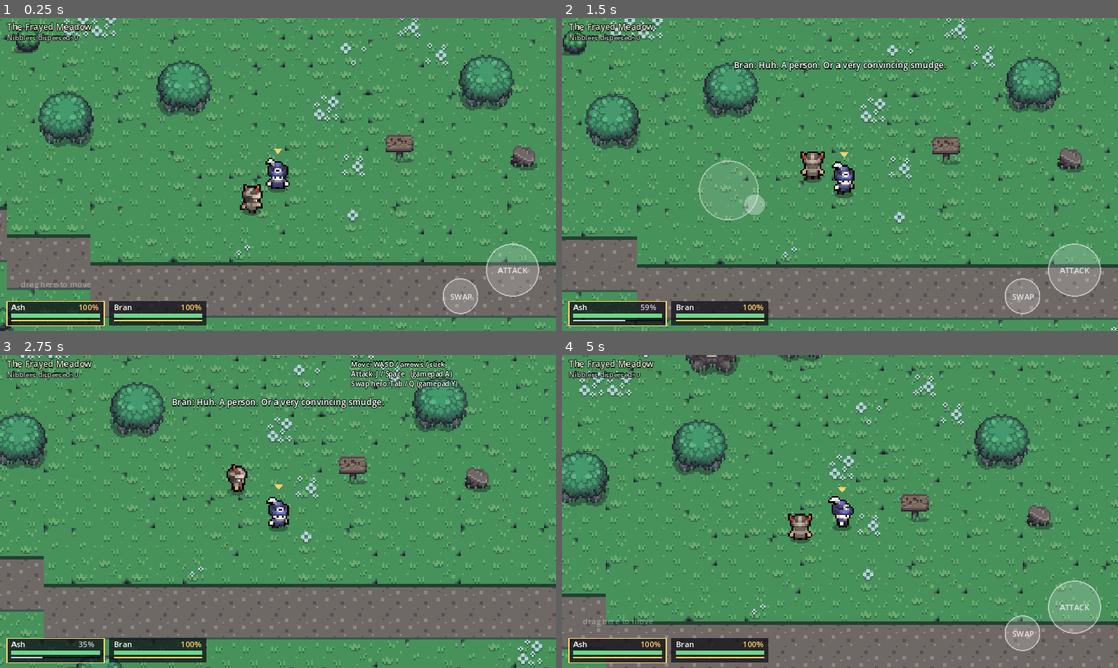
Above: before the commit, frames 1-4 (two rows, left to right).
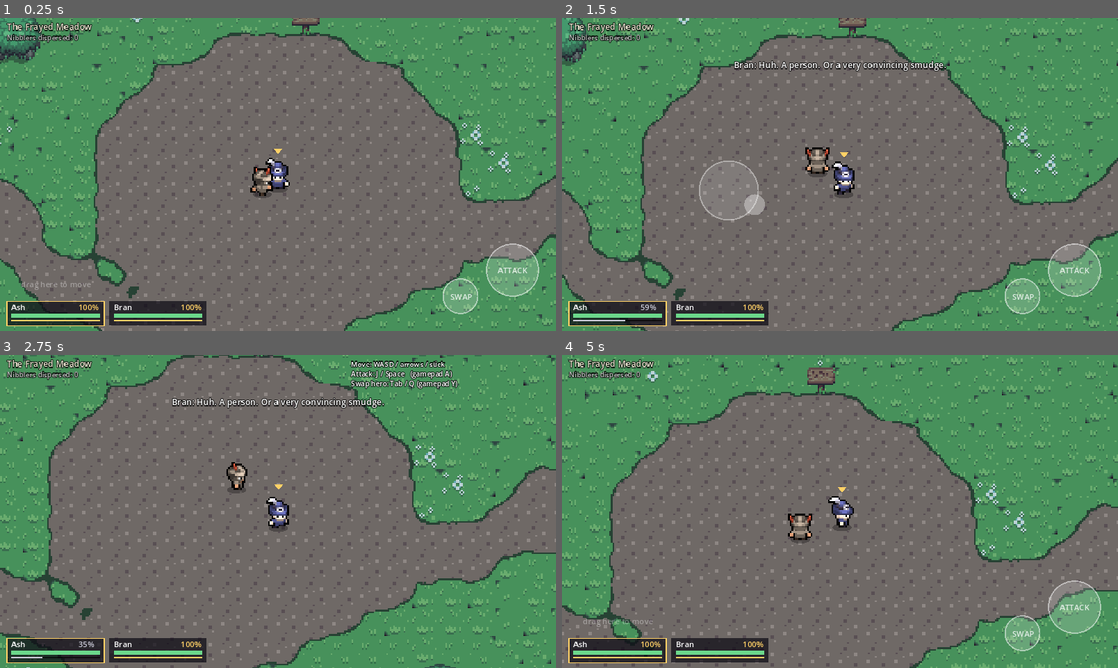
Above: after the commit, the same moments.

Repository: Trabiin/blank-rpg
Game: Godot game, scene res://scenes/main.tscn
Two runs of this game, one before a commit and one after it. Both use one fixed random seed, a clock stepped at 60 frames per second and the inputs below.
Inputs (mouse positions are in pixels of both pictures, inside the frame that each line leads up to):
- Up to frame 1 (0.25 s): no input
- Up to frame 2 (1.5 s): tap Enter at 0.5 s; move the mouse to (962, 158) at 0.52 s; hold D (move_right) 0.53-1.25 s; tap J (attack) at 0.6 s; click (962, 158) at 0.67 s; tap Space at 0.77 s; drag from (728, 190) to (812, 237) at 1.27 s
- Up to frame 3 (2.75 s): move the mouse to (333, 442) at 2.02 s; hold D (move_right) from 2.03 s (still down); tap Z at 2.1 s
- Up to frame 4 (5 s): release D (move_right) at 2.75 s; drag from (812, 574) to (673, 464) at 2.77 s; move the mouse to (1006, 558) at 3.52 s; hold A (move_left) 3.53-4.25 s; tap J (attack) at 3.6 s; tap Space at 3.77 s; drag from (673, 464) to (756, 433) at 4.27 s

The runs differ from the first frame. In frame 1, 65% of the frame differs, in the area x 0-100%, y 0-100%; in frame 2, 64%; in frame 3, 66%; in frame 4, 65%.

Commit message:
Hand-built text maps on TileMapLayers with smooth path edges
- maps/frayed_meadow.txt: the meadow laid out as editable text (paths, start
  clearing, north stump circle, south pond, forest edges, bones by the Blank,
  signs, spawns, party start)
- scripts/area.gd loads a map into TileMapLayers (grass variants, flowers) and
  props; replaces the code-generated ground
- shaders/terrain_blend.gdshader draws dirt from a per-tile mask with blurred,
  noise-wobbled edges, so any path shape gets smooth organic borders
- Pond prop; flat props (pond, bones) always render under characters

Closes #4

Co-Authored-By: Claude Opus 5.5 <noreply@anthropic.com>
Claude-Session: https://claude.ai/code/session_01KwzeKenv5RiZNxxJoEShFD

Diff:
--- /dev/null
+++ b/scripts/area.gd
@@ -0,0 +1,155 @@
+class_name Area
+extends Node2D
+## Loads a hand-written text map (maps/*.txt) into Godot TileMapLayers plus props.
+##
+## Layers, bottom to top: grass variants and flowers (TileMapLayers), then dirt paths drawn by
+## the terrain_blend shader from a one-texel-per-tile mask, which gives smooth organic edges
+## for any path shape without needing hand-made transition tiles.
+
+const PropScript := preload("res://scripts/prop.gd")
+const DIRT := preload("res://assets/tiles/dirt.png")
+const TERRAIN_BLEND := preload("res://shaders/terrain_blend.gdshader")
+
+const GRASS := [Vector2i(0, 0), Vector2i(0, 0), Vector2i(0, 0), Vector2i(0, 9), Vector2i(1, 9), Vector2i(0, 10), Vector2i(1, 10), Vector2i(5, 9)]
+const FLOWERS := [Vector2i(0, 8), Vector2i(1, 8), Vector2i(3, 11), Vector2i(2, 12), Vector2i(3, 12)]
+const PROP_CHARS := {"T": "bush", "t": "shrub", "r": "rock", "R": "rock_big", "S": "stump", "o": "pond", "b": "bones", "k": "skull"}
+const WORDS := ["and then", "was", "the", "almost", "she said", "once", "here lived", "...", "until", "nobody"]
+
+var area_name := ""
+var size_tiles := Vector2i.ZERO
+var blank_x := 1e9
+var party_start := Vector2.ZERO
+var spawns: Array[Vector2] = []
+var props: Array = []
+var _rows: PackedStringArray = []
+var _signs := {}
+
+
+func world_size() -> Vector2:
+	return Vector2(size_tiles * 16)
+
+
+## Reads the map file and builds everything. Props are added to `entities` (the Y-sorted layer).
+func build(path: String, entities: Node2D) -> void:
+	_parse(path)
+	_build_tiles()
+	_build_objects(entities)
+	var words := Node2D.new()
+	add_child(words)
+	words.draw.connect(_draw_words.bind(words))
+
+
+func _parse(path: String) -> void:
+	var f := FileAccess.open(path, FileAccess.READ)
+	assert(f != null, "Missing map " + path)
+	var in_rows := false
+	while not f.eof_reached():
+		var line := f.get_line()
+		if in_rows:
+			if line.strip_edges() != "":
+				_rows.append(line)
+		elif line == "---":
+			in_rows = true
+		elif line.begins_with("@"):
+			var sp := line.find(" ")
+			var key := line.substr(1, sp - 1)
+			var val := line.substr(sp + 1)
+			if key == "name":
+				area_name = val
+			elif key == "blank":
+				blank_x = float(val) * 16.0
+			elif key.begins_with("sign"):
+				_signs[key.substr(4)] = val.replace("|", "\n")
+	size_tiles = Vector2i(_rows[0].length(), _rows.size())
+
+
+func _cell(x: int, y: int) -> String:
+	if y < 0 or y >= _rows.size() or x < 0 or x >= _rows[y].length():
+		return "."
+	return _rows[y][x]
+
+
+func _is_dirt(x: int, y: int) -> int:
+	var ch := _cell(x, y)
+	return 1 if ch == ":" or ch == "@" else 0
+
+
+func _layer(tex: Texture2D, coords: Array) -> TileMapLayer:
+	var ts := TileSet.new()
+	ts.tile_size = Vector2i(16, 16)
+	var src := TileSetAtlasSource.new()
+	src.texture = tex
+	src.texture_region_size = Vector2i(16, 16)
+	for c in coords:
+		if not src.has_tile(c):
+			src.create_tile(c)
+	ts.add_source(src, 0)
+	var layer := TileMapLayer.new()
+	layer.tile_set = ts
+	layer.material = Art.world_material()
+	add_child(layer)
+	return layer
+
+
+func _build_tiles() -> void:
+	var rng := RandomNumberGenerator.new()
+	rng.seed = hash(area_name)
+	var grass := _layer(Art.OVERWORLD, GRASS)
+	var flowers := _layer(Art.OVERWORLD, FLOWERS)
+	for y in size_tiles.y:
+		for x in size_tiles.x:
+			grass.set_cell(Vector2i(x, y), 0, GRASS[rng.randi() % GRASS.size()])
+			if _cell(x, y) == "f":
+				flowers.set_cell(Vector2i(x, y), 0, FLOWERS[rng.randi() % FLOWERS.size()])
+	# Dirt paths: mask texture (white = path) blown up to map size, shaded into dirt.
+	var mask := Image.create(size_tiles.x, size_tiles.y, false, Image.FORMAT_L8)
+	for y in size_tiles.y:
+		for x in size_tiles.x:
+			mask.set_pixel(x, y, Color.WHITE if _is_dirt(x, y) else Color.BLACK)
+	var dirt := Sprite2D.new()
+	dirt.texture = ImageTexture.create_from_image(mask)
+	dirt.centered = false
+	dirt.scale = Vector2(16, 16)
+	dirt.texture_filter = CanvasItem.TEXTURE_FILTER_LINEAR
+	var mat := ShaderMaterial.new()
+	mat.shader = TERRAIN_BLEND
+	mat.set_shader_parameter("dirt_tex", DIRT)
+	mat.set_shader_parameter("tiles", Vector2(size_tiles))
+	mat.set_shader_parameter("blank_x", blank_x)
+	dirt.material = mat
+	add_child(dirt)
+
+
+func _build_objects(entities: Node2D) -> void:
+	for y in size_tiles.y:
+		for x in size_tiles.x:
+			var ch := _cell(x, y)
+			var center := Vector2(x * 16 + 8, y * 16 + 8)
+			if ch == "@":
+				party_start = center
+			elif ch == "e":
+				spawns.append(center)
+			elif PROP_CHARS.has(ch) or _signs.has(ch):
+				var kind: String = PROP_CHARS.get(ch, "sign")
+				var big: bool = PropScript.KINDS[kind][2] == 2
+				var prop = PropScript.new()
+				prop.kind = kind
+				prop.seed_v = x * 31 + y
+				# Origin = bottom-centre of the footprint (2x2 props anchor at their top-left tile).
+				prop.position = Vector2(x * 16 + 16, y * 16 + 29) if big else Vector2(x * 16 + 8, y * 16 + 13)
+				if kind == "sign":
+					prop.text = _signs[ch]
+				entities.add_child(prop)
+				props.append(prop)
+
+
+func _draw_words(canvas: Node2D) -> void:
+	# Near the Blank the grass grows in half-sentences.
+	var rng := RandomNumberGenerator.new()
+	rng.seed = 11
+	var font := ThemeDB.fallback_font
+	var h := world_size().y
+	for i in 40:
+		var p := Vector2(rng.randf_range(blank_x - 300.0, blank_x + 20.0), rng.randf_range(20, h - 20))
+		var fade := clampf((p.x - (blank_x - 300.0)) / 300.0, 0.0, 1.0)
+		canvas.draw_string(font, p, WORDS[rng.randi() % WORDS.size()], HORIZONTAL_ALIGNMENT_LEFT, -1, 6, Color(0.2, 0.2, 0.22, 0.12 + 0.4 * fade))
--- a/scripts/ground.gd
+++ /dev/null
@@ -1,73 +0,0 @@
-extends Sprite2D
-## The meadow floor, stamped from the CC0 overworld tiles into one texture at startup.
-## Mood grading and the Blank's color drain come from the world_tint shader.
-
-var size := Vector2(1280, 960)
-var blank_x := 1100.0
-
-const GRASS := [Vector2i(0, 0), Vector2i(0, 0), Vector2i(0, 0), Vector2i(0, 9), Vector2i(1, 9), Vector2i(0, 10), Vector2i(1, 10), Vector2i(5, 9)]
-const DIRT := Vector2i(1, 30)
-const FLOWERS := [Vector2i(0, 8), Vector2i(1, 8), Vector2i(3, 11), Vector2i(2, 12), Vector2i(3, 12)]
-const WORDS := ["and then", "was", "the", "almost", "she said", "once", "here lived", "...", "until", "nobody"]
-
-
-static func path_y(x: float) -> float:
-	return 480.0 + sin(x * 0.005) * 56.0 + sin(x * 0.013) * 10.0
-
-
-func build() -> void:
-	var src: Image = Art.OVERWORLD.get_image()
-	src.convert(Image.FORMAT_RGBA8)
-	var cols := int(size.x / 16)
-	var rows := int(size.y / 16)
-	var img := Image.create(cols * 16, rows * 16, false, Image.FORMAT_RGBA8)
-	var rng := RandomNumberGenerator.new()
-	rng.seed = 7
-
-	# Which cells are path: a band two tiles wide that winds toward the Blank.
-	var path := {}
-	for cx in cols:
-		var cy := int(path_y(cx * 16.0 + 8.0) / 16.0 - 0.5)
-		path[Vector2i(cx, cy)] = true
-		path[Vector2i(cx, cy + 1)] = true
-
-	for cy in rows:
-		for cx in cols:
-			var cell := Vector2i(cx, cy)
-			var t: Vector2i = DIRT if path.has(cell) else GRASS[rng.randi() % GRASS.size()]
-			img.blit_rect(src, Rect2i(t * 16, Vector2i(16, 16)), cell * 16)
-	# Soft dark fringe where grass meets the path, so edges read as a worn trail.
-	var fringe := Color(0.13, 0.33, 0.16)
-	for cell in path:
-		var p: Vector2i = cell * 16
-		if not path.has(cell + Vector2i(0, -1)):
-			img.fill_rect(Rect2i(p.x, p.y, 16, 2), fringe)
-		if not path.has(cell + Vector2i(0, 1)):
-			img.fill_rect(Rect2i(p.x, p.y + 15, 16, 1), fringe.lightened(0.15))
-	# Flowers scattered on grass (never on the path).
-	for i in 260:
-		var cell := Vector2i(rng.randi() % cols, rng.randi() % rows)
-		if path.has(cell):
-			continue
-		var f: Vector2i = FLOWERS[rng.randi() % FLOWERS.size()]
-		img.blend_rect(src, Rect2i(f * 16, Vector2i(16, 16)), cell * 16)
-
-	texture = ImageTexture.create_from_image(img)
-	centered = false
-	material = Art.world_material()
-
-	# Near the Blank the grass grows in half-sentences (unshaded child so text stays dark).
-	var words := Node2D.new()
-	add_child(words)
-	words.draw.connect(_draw_words.bind(words))
-	words.queue_redraw()
-
-
-func _draw_words(canvas: Node2D) -> void:
-	var rng := RandomNumberGenerator.new()
-	rng.seed = 11
-	var font := ThemeDB.fallback_font
-	for i in 40:
-		var p := Vector2(rng.randf_range(blank_x - 300.0, blank_x + 20.0), rng.randf_range(20, size.y - 20))
-		var fade := clampf((p.x - (blank_x - 300.0)) / 300.0, 0.0, 1.0)
-		canvas.draw_string(font, p, WORDS[rng.randi() % WORDS.size()], HORIZONTAL_ALIGNMENT_LEFT, -1, 6, Color(0.2, 0.2, 0.22, 0.12 + 0.4 * fade))
--- a/scripts/hud.gd
+++ b/scripts/hud.gd
@@ -70,7 +70,7 @@
 		x += 118.0
 
 	# Area name, top-left
-	_text(Vector2(8, 14), "The Frayed Meadow", 10, Color(0.9, 0.88, 0.8))
+	_text(Vector2(8, 14), party.area.area_name, 10, Color(0.9, 0.88, 0.8))
 	_text(Vector2(8, 26), "Nibblers dispersed: %d" % party.kills, 8, Color(0.75, 0.75, 0.75))
 
 	if banter_t > 0.0:
--- a/scripts/main.gd
+++ b/scripts/main.gd
@@ -5,12 +5,11 @@
 const HeroScript := preload("res://scripts/hero.gd")
 const EnemyScript := preload("res://scripts/enemy.gd")
 const PropScript := preload("res://scripts/prop.gd")
-const GroundScript := preload("res://scripts/ground.gd")
 const BlankScript := preload("res://scripts/blank.gd")
 const HudScript := preload("res://scripts/hud.gd")
 const TouchScript := preload("res://scripts/touch.gd")
 
-const WORLD := Vector2(1280, 960)
+const MAP := "res://maps/frayed_meadow.txt"
 const MAX_ENEMIES := 7
 const RESPAWN_TIME := 6.0
 
@@ -21,7 +20,8 @@
 var camera: Camera2D
 var hud  # hud.gd
 var touch  # touch.gd
-var props: Array = []
+var area: Area
+var world := Vector2.ZERO
 var kills := 0
 var shake_amount := 0.0
 var respawn_t := 0.0
@@ -37,32 +37,31 @@
 	randomize()
 	_setup_input()
 
-	var ground = GroundScript.new()
-	ground.size = WORLD
-	add_child(ground)
-
-	blank = Blank.new()
-	blank.height = WORLD.y
-	blank.width = WORLD.x
-	add_child(blank)
-	ground.blank_x = blank.base_x
-	ground.build()
-	Art.world_material().set_shader_parameter("blank_x", blank.base_x)
-
 	entities = Node2D.new()
 	entities.y_sort_enabled = true
+	area = Area.new()
+	add_child(area)
+	area.build(MAP, entities)
+	world = area.world_size()
+
+	blank = Blank.new()
+	blank.base_x = area.blank_x
+	blank.height = world.y
+	blank.width = world.x
+	add_child(blank)
+	Art.world_material().set_shader_parameter("blank_x", blank.base_x)
+
 	add_child(entities)
-
 	_build_walls()
-	_build_props()
-
+
+	var start := area.party_start
 	# Same body and animation rig for everyone; outfit layer + colors make the hero.
-	var ash := _make_hero("Ash", Vector2(220, 470), "archer", {
+	var ash := _make_hero("Ash", start, "archer", {
 		"skin": Color("efd2bd"), "cloth": Color("4b4f86"), "leather": Color("3b3346"),
 		"boots": Color("2a2433"), "trim": Color("dcd8ee"),
 	})
 	ash.base_damage = 10
-	var bran := _make_hero("Bran", Vector2(195, 495), "warrior", {
+	var bran := _make_hero("Bran", start + Vector2(-20, 14), "warrior", {
 		"skin": Color("c98e6a"), "metal": Color("8c7f72"), "accent": Color("b0442f"),
 		"boots": Color("3a2c22"),
 	})
@@ -74,8 +73,8 @@
 	bran.reach = 21.0
 	_set_leader(ash)
 
-	for i in 5:
-		_spawn_enemy(Vector2(randf_range(600, 1000), randf_range(140, 820)))
+	for p in area.spawns:
+		_spawn_enemy(p)
 
 	camera = Camera2D.new()
 	camera.zoom = Vector2(2, 2)
@@ -83,8 +82,8 @@
 	camera.position_smoothing_speed = 7.0
 	camera.limit_left = 0
 	camera.limit_top = 0
-	camera.limit_right = int(WORLD.x)
-	camera.limit_bottom = int(WORLD.y)
+	camera.limit_right = int(world.x)
+	camera.limit_bottom = int(world.y)
 	add_child(camera)
 	camera.global_position = leader.global_position
 	camera.reset_smoothing()
@@ -139,10 +138,10 @@
 	add_child(walls)
 	var t := 40.0
 	for r in [
-		Rect2(-t, -t, WORLD.x + 2 * t, t),
-		Rect2(-t, WORLD.y, WORLD.x + 2 * t, t),
-		Rect2(-t, 0, t, WORLD.y),
-		Rect2(WORLD.x, 0, t, WORLD.y),
+		Rect2(-t, -t, world.x + 2 * t, t),
+		Rect2(-t, world.y, world.x + 2 * t, t),
+		Rect2(-t, 0, t, world.y),
+		Rect2(world.x, 0, t, world.y),
 	]:
 		var shape := RectangleShape2D.new()
 		shape.size = r.size
@@ -150,47 +149,6 @@
 		col.shape = shape
 		col.position = r.position + r.size / 2.0
 		walls.add_child(col)
-
-
-func _build_props() -> void:
-	var rng := RandomNumberGenerator.new()
-	rng.seed = 42
-	var placed := 0
-	var tries := 0
-	var kinds := ["bush", "bush", "bush", "shrub", "shrub", "rock", "rock_big", "stump"]
-	while placed < 150 and tries < 4000:
-		tries += 1
-		var p := Vector2(rng.randf_range(30, WORLD.x - 60), rng.randf_range(30, WORLD.y - 20))
-		var path_y: float = GroundScript.path_y(p.x)
-		if absf(p.y - path_y) < 34.0 or p.distance_to(Vector2(210, 480)) < 70.0:
-			continue
-		var ok := true
-		for q in props:
-			if (q as Node2D).position.distance_to(p) < 30.0:
-				ok = false
-				break
-		if not ok:
-			continue
-		_add_prop(kinds[rng.randi() % kinds.size()], p, rng.randi())
-		placed += 1
-	# Leftovers of people the Blank already ate.
-	for i in 14:
-		var p := Vector2(rng.randf_range(blank.base_x - 260.0, blank.base_x - 20.0), rng.randf_range(40, WORLD.y - 40))
-		_add_prop("skull" if i % 3 == 0 else "bones", p, i)
-	var sign1 = _add_prop("sign", Vector2(290, 452), 0)
-	sign1.text = "WELCOME TO THE FRAYED MEADOW\npop. 212   pop. 40   pop. ?"
-	var sign2 = _add_prop("sign", Vector2(960, 540), 0)
-	sign2.text = "HOLLOWMARK  ->  (east)\n(east is gone)"
-
-
-func _add_prop(kind: String, p: Vector2, seed_v: int):
-	var prop = PropScript.new()
-	prop.kind = kind
-	prop.position = p
-	prop.seed_v = seed_v
-	entities.add_child(prop)
-	props.append(prop)
-	return prop
 
 
 func _make_hero(hero_name: String, pos: Vector2, outfit: String, colors: Dictionary) -> Hero:
@@ -329,7 +287,7 @@
 	respawn_t -= delta
 	if respawn_t <= 0.0:
 		respawn_t = RESPAWN_TIME
-		var y := randf_range(80, WORLD.y - 80)
+		var y := randf_range(80, world.y - 80)
 		_spawn_enemy(Vector2(blank.edge_x(y) - 16.0, y))
 
 
@@ -349,7 +307,7 @@
 func _update_signs() -> void:
 	var txt := ""
 	if leader:
-		for p in props:
+		for p in area.props:
 			if p.kind == "sign" and (p as Node2D).global_position.distance_to(leader.global_position) < 34.0:
 				txt = p.text
 	hud.sign_text = txt
--- a/scripts/prop.gd
+++ b/scripts/prop.gd
@@ -11,7 +11,10 @@
 	"skull": [28, 2, 1, 1, 0.0],
 	"bones": [29, 2, 1, 1, 0.0],
 	"sign": [34, 2, 1, 1, 5.0],
+	"pond": [2, 9, 2, 2, 13.0],
 }
+## Flat things lie on the ground: always drawn under characters.
+const FLAT := ["pond", "bones", "skull"]
 
 var kind := "bush"
 var text := ""
@@ -20,6 +23,8 @@
 
 func _ready() -> void:
 	collision_layer = 1
+	if kind in FLAT:
+		z_index = -1
 	var k: Array = KINDS[kind]
 	var spr := Sprite2D.new()
 	spr.texture = Art.tile_region(k[0], k[1], k[2], k[3])
--- /dev/null
+++ b/shaders/terrain_blend.gdshader
@@ -0,0 +1,47 @@
+// Paints dirt paths over the grass with smooth, organic edges.
+// TEXTURE is the map's path mask (1 texel per tile, linear filtered); it is blurred and
+// wobbled with noise, then thresholded per screen pixel and filled with the repeating dirt tile.
+// The same mood grading and Blank fade as world_tint.gdshader are applied.
+shader_type canvas_item;
+
+uniform sampler2D dirt_tex : repeat_enable, filter_nearest;
+uniform vec2 tiles = vec2(80.0, 60.0);
+uniform vec3 fringe = vec3(0.145, 0.33, 0.18);
+uniform float blank_x = 1100.0;
+uniform float fade_width = 300.0;
+uniform float desat = 0.4;
+uniform vec3 tint = vec3(0.8, 0.86, 0.97);
+
+float hash(vec2 p) {
+	return fract(sin(dot(p, vec2(127.1, 311.7))) * 43758.5453);
+}
+
+float value_noise(vec2 p) {
+	vec2 i = floor(p);
+	vec2 f = fract(p);
+	f = f * f * (3.0 - 2.0 * f);
+	return mix(mix(hash(i), hash(i + vec2(1.0, 0.0)), f.x), mix(hash(i + vec2(0.0, 1.0)), hash(i + vec2(1.0, 1.0)), f.x), f.y);
+}
+
+void fragment() {
+	vec2 px = floor(UV * tiles * 16.0) + 0.5;  // snap to whole pixels for crisp pixel art
+	// 4-tap blur of the (already bilinear) mask rounds off corners.
+	vec2 to_uv = 1.0 / (16.0 * tiles);
+	float m = 0.25 * (texture(TEXTURE, (px + vec2(-5.0, -5.0)) * to_uv).r
+		+ texture(TEXTURE, (px + vec2(5.0, -5.0)) * to_uv).r
+		+ texture(TEXTURE, (px + vec2(-5.0, 5.0)) * to_uv).r
+		+ texture(TEXTURE, (px + vec2(5.0, 5.0)) * to_uv).r);
+	m += (value_noise(px / 7.0) - 0.5) * 0.22 + (value_noise(px / 2.5) - 0.5) * 0.06;
+
+	vec4 col = vec4(0.0);
+	if (m > 0.5) {
+		col = texture(dirt_tex, px / 16.0);
+	} else if (m > 0.43) {
+		col = vec4(fringe, 1.0);
+	}
+	float l = dot(col.rgb, vec3(0.299, 0.587, 0.114));
+	vec3 c = mix(col.rgb, vec3(l), desat) * tint;
+	float f = clamp((px.x - (blank_x - fade_width)) / fade_width, 0.0, 1.0);
+	c = mix(c, mix(vec3(l), vec3(0.95, 0.94, 0.9), 0.6), f * f * 0.95);
+	COLOR = vec4(c, col.a);
+}
Binary file added: assets/tiles/dirt.png
Not shown, added: assets/tiles/dirt.png.import
Not shown, changed: export_presets.cfg
Not shown, added: maps/frayed_meadow.txt
